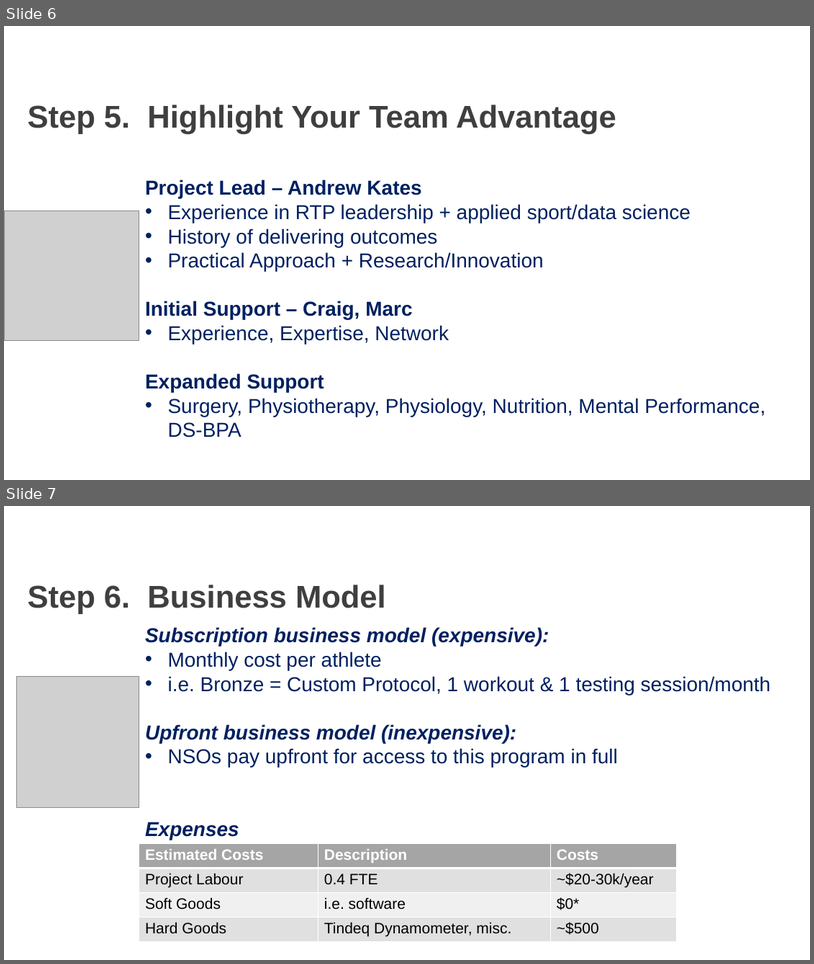
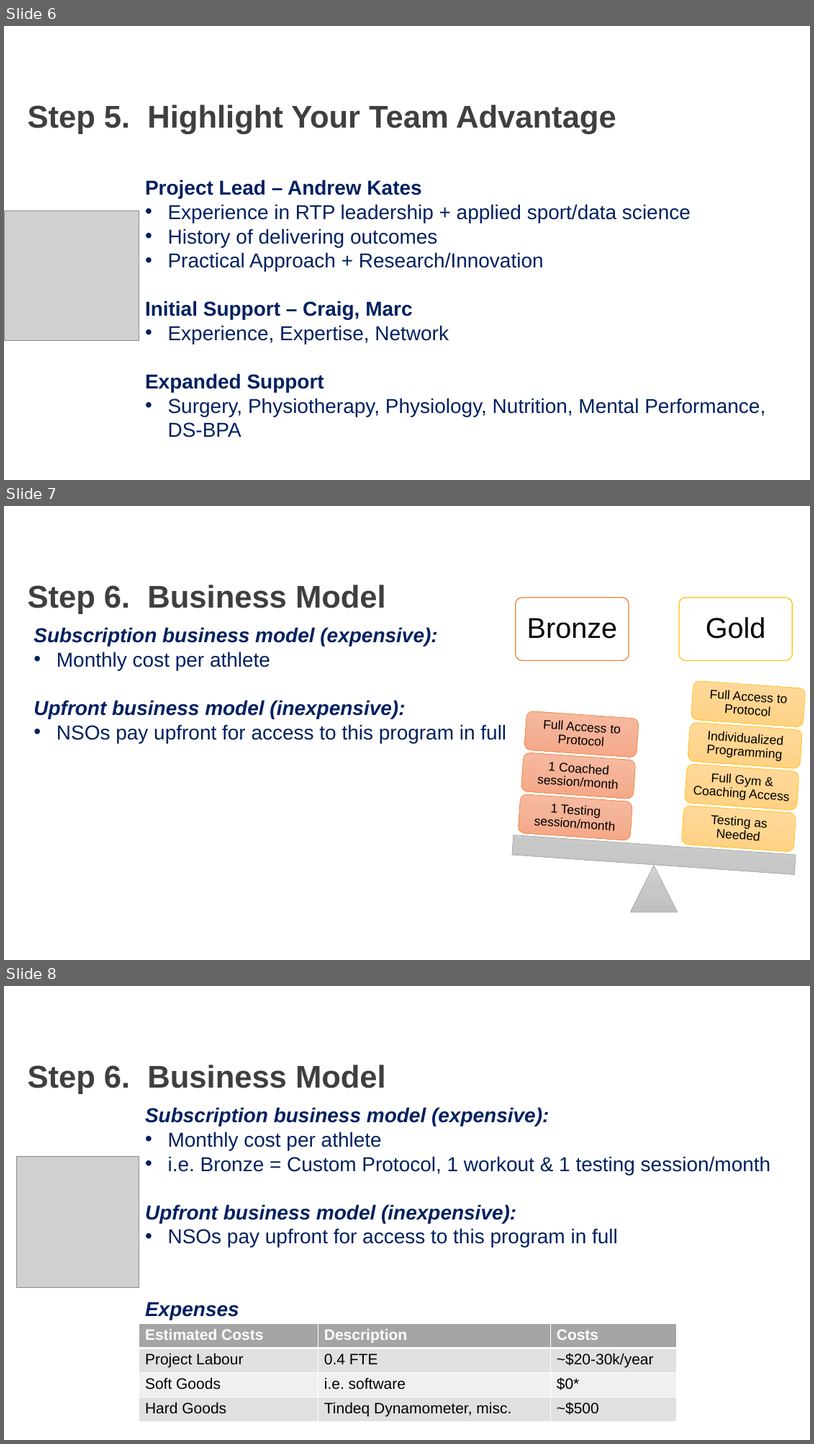
Before and after one commit to AKates717/CSI-Pacific-RTP, a slide deck: RTP Resources/RTP_Project_Pitch.pptx. Shown one above the other, each under a label of ours: slides 6 and 7 before the commit, slides 6, 7 and 8 after it. The pictures are 814x964 and 814x1444 pixels, drawn with LibreOffice and Linux fonts; fonts in the diff are those of the drawing; grey boxes stand for pictures; background and template pictures are left out. Boxes give left, top, right and bottom in pixels: in the first picture for what was removed or moved away, otherwise in the second. Text is boxed around its words. In the diff, an @@ line names an element or a change of style, - is before the commit and + after.

```diff
--- a/RTP Resources/RTP_Project_Pitch.pptx
+++ b/RTP Resources/RTP_Project_Pitch.pptx
@@ slide 7 added at <box>4,506,810,960</box>, background picture (left out) @@
@@ title added at <box>28,584,386,614</box>, 37.3 pt, text #3F3F3F, bold @@
+Step 6. Business Model
@@ text added at <box>34,627,507,743</box>, 24 pt, text #002060, bold, italic @@
+Subscription business model (expensive):
+• Monthly cost per athlete
+Upfront business model (inexpensive):
+• NSOs pay upfront for access to this program in full
@@ group added at <box>512,597,806,912</box>: 9 rounded rectangles, 9 texts, 1 triangle, 1 rectangle @@
+Bronze
+Gold
+Testing as Needed
+Full Gym & Coaching Access
+Individualized Programming
+Full Access to Protocol
+1 Testing session/month
+1 Coached session/month
+Full Access to Protocol
@@ what was slide 7 is now slide 8 @@
```
Also in this commit, not shown: 1 slide changed, 3 other files.
